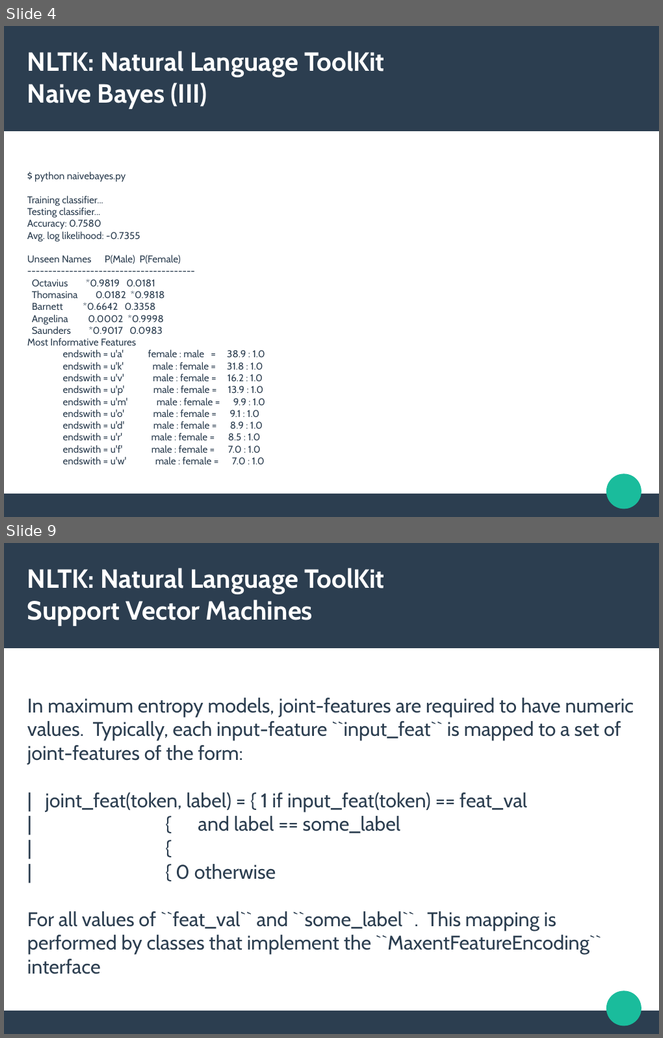
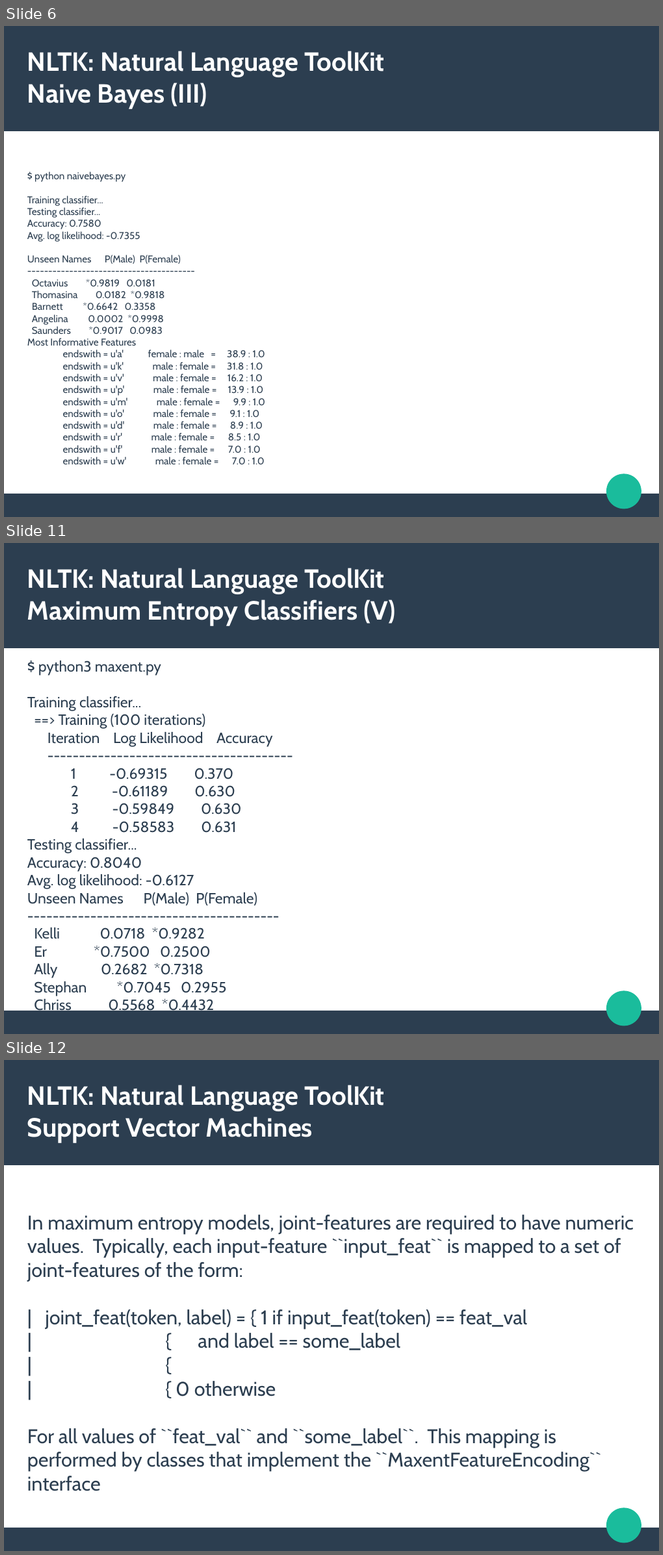
Before and after one commit to Lingwars/GAPLEN, a slide deck: docs/materials/classify.odp. Shown one above the other, each under a label of ours: slides 4 and 9 before the commit, slides 6, 11 and 12 after it; the slides between them are not shown. The pictures are 663x1038 and 663x1555 pixels, drawn with LibreOffice and Linux fonts; fonts in the diff are those of the drawing. Boxes give left, top, right and bottom in pixels: in the first picture for what was removed or moved away, otherwise in the second. Text is boxed around its words. In the diff, an @@ line names an element or a change of style, - is before the commit and + after.

```diff
--- a/docs/materials/classify.odp
+++ b/docs/materials/classify.odp
@@ slide 11 added at <box>4,543,659,1034</box>, background #FFFFFF; not listed: 3 template elements that a slide beside it also shows @@
@@ title added at <box>27,568,395,626</box>, 31.9 pt, text #FFFFFF, bold @@
+NLTK: Natural Language ToolKit
+Maximum Entropy Classifiers (V)
@@ subtitle added at <box>27,661,272,1015</box>, 18 pt, text #2C3E50 @@
+$ python3 maxent.py
+Training classifier...
+==> Training (100 iterations)
+Iteration Log Likelihood Accuracy
+---------------------------------------
+1 -0.69315 0.370
+2 -0.61189 0.630
+3 -0.59849 0.630
+4 -0.58583 0.631
+Testing classifier...
+Accuracy: 0.8040
+Avg. log likelihood: -0.6127
+Unseen Names P(Male) P(Female)
+----------------------------------------
+Kelli 0.0718 *0.9282
+Er *0.7500 0.2500
+Ally 0.2682 *0.7318
+Stephan *0.7045 0.2955
+Chriss 0.5568 *0.4432
@@ what was slide 4 is now slide 6 @@
@@ what was slide 9 is now slide 12 @@
```
Also in this commit, not shown: 4 slides changed, 8 other slides added.
